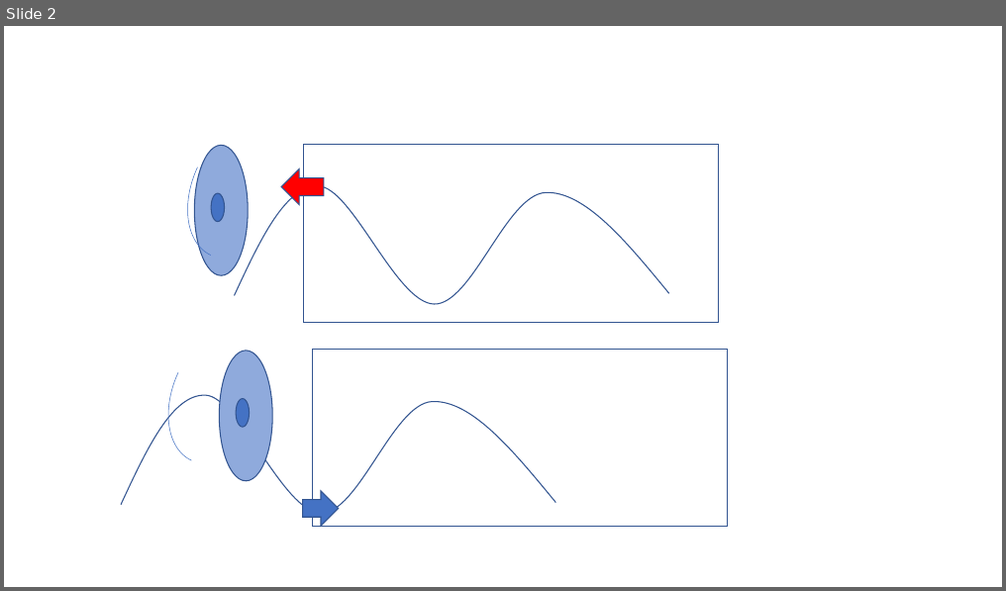
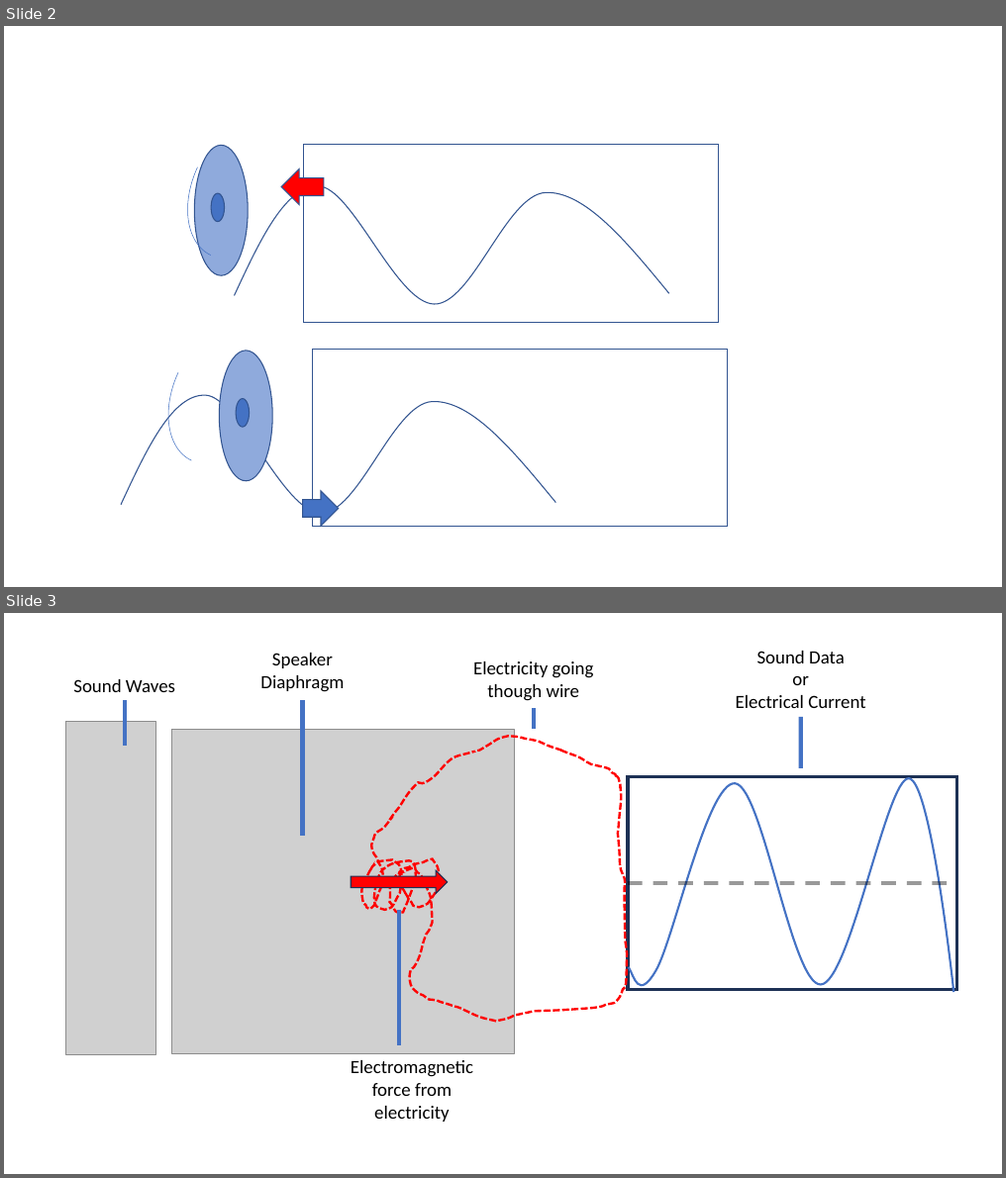
Before and after one commit to social-media-ethics-automation/book, a slide deck: book_contents/ch04_data/01_anatomy_of_post/speaker diagram.pptx. Shown one above the other, each under a label of ours: slide 2 before the commit, slides 2 and 3 after it. The pictures are 1006x591 and 1006x1178 pixels, drawn with LibreOffice and Linux fonts; fonts in the diff are those of the drawing; grey boxes stand for pictures. Boxes give left, top, right and bottom in pixels: in the first picture for what was removed or moved away, otherwise in the second. Text is boxed around its words. In the diff, an @@ line names an element or a change of style, - is before the commit and + after.

Commit message:
start work on redoing the data -> sound wave diagram

```diff
--- a/book_contents/ch04_data/01_anatomy_of_post/speaker diagram.pptx
+++ b/book_contents/ch04_data/01_anatomy_of_post/speaker diagram.pptx
@@ slide 3 added at [4,613,1002,1174], background #FFFFFF @@
@@ text added at [260,653,344,692], 18 pt, text #000000 @@
+Speaker Diaphragm
@@ text added at [473,662,594,701], 18 pt, text #000000 @@
+Electricity going though wire
@@ text added at [736,651,865,708], 18 pt, text #000000 @@
+Sound Data
+or
+Electrical Current
@@ text added at [73,679,175,692], 18 pt, text #000000 @@
+Sound Waves
@@ line added from (125, 700) to (125, 747), #4472C4 4 pt @@
@@ line added from (303, 700) to (303, 836), #4472C4 4 pt @@
@@ picture added at [66,721,156,1055] @@
@@ picture added at [171,729,515,1054] @@
@@ line added from (534, 708) to (534, 729), #4472C4 4 pt @@
@@ line added from (801, 717) to (801, 768), #4472C4 4 pt @@
@@ freeform shape added at [361,736,627,1021], outline #FF0000 2.25 pt dashed @@
@@ rectangle added at [628,777,957,989], outline #1E3256 3 pt @@
@@ freeform shape added at [629,778,953,992], outline #4472C4 2 pt @@
@@ right arrow added at [350,870,448,894], fill #FF0000, outline #1E3256 1 pt @@
@@ line added from (628, 883) to (957, 883), #000000 3.5 pt dashed @@
@@ line added from (399, 910) to (399, 1046), #4472C4 4 pt @@
@@ text added at [350,1060,473,1122], 18 pt, text #000000 @@
+Electromagnetic force from electricity
```
Also in this commit, not shown: 1 other slide added, 1 other file.
